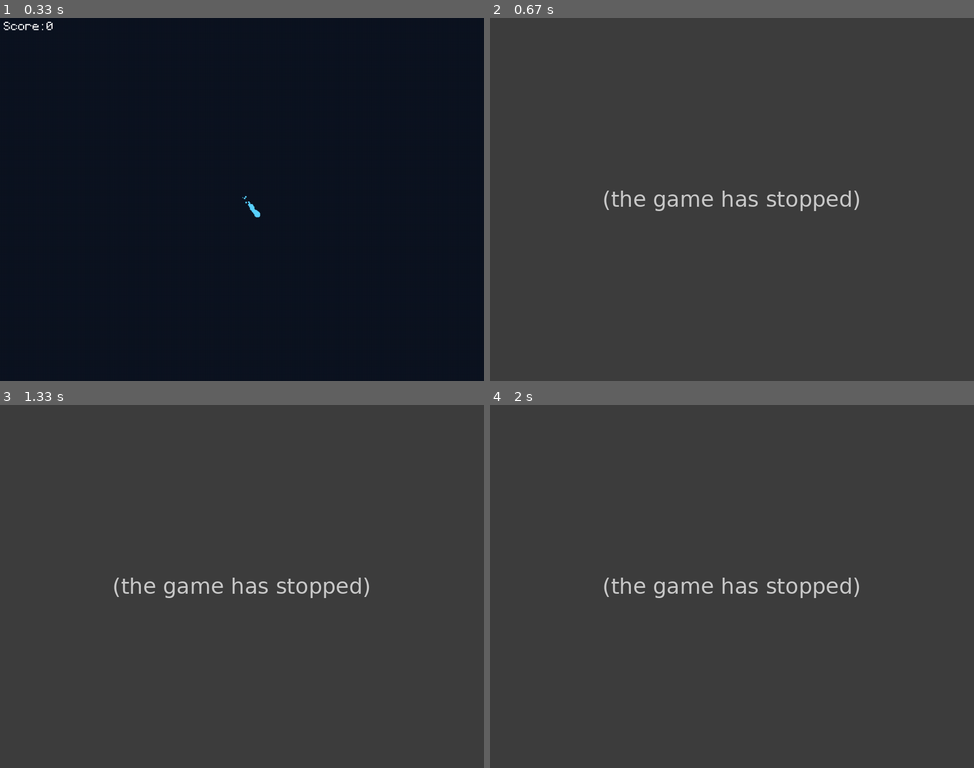
Above: before the commit, frames 1-4 (two rows, left to right).
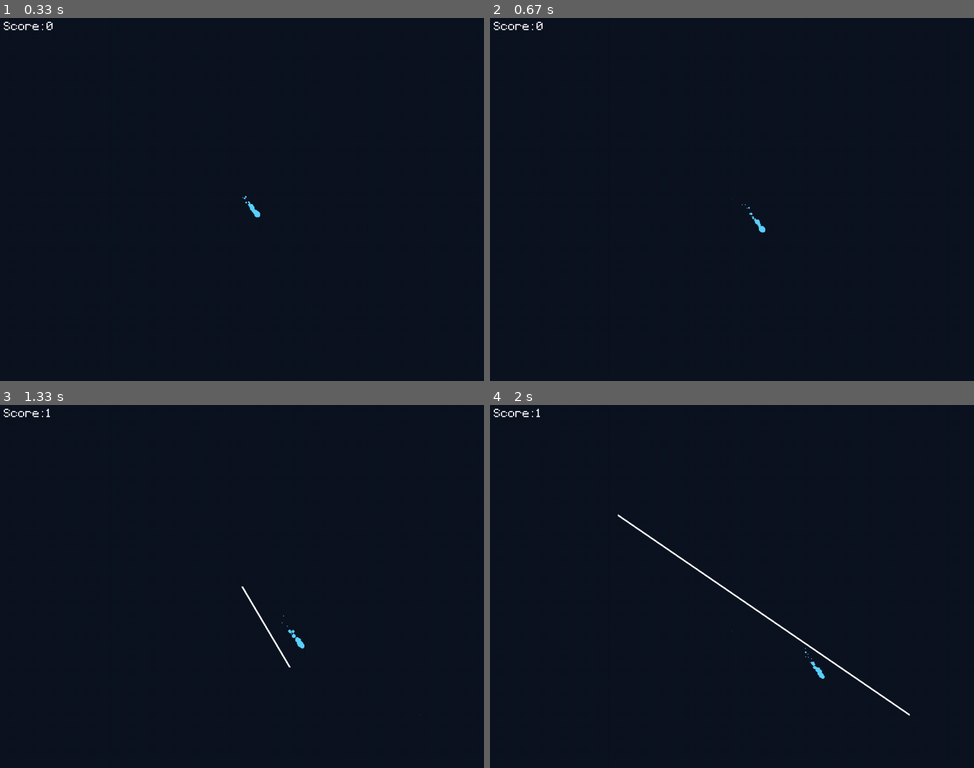
Above: after the commit, the same moments.

Repository: 400cs/CSproject-pygame
Game: pygame game, started from redirection.py
The game is run twice, just before and just after one commit, with the same random seed, the same clock (stepped at 60 frames per second) and the same inputs.
Inputs (mouse positions are in pixels of both pictures, inside the frame that each line leads up to):
- Up to frame 1 (0.33 s): no input
- Up to frame 2 (0.67 s): click (732, 199) at 0.38 s
- Up to frame 3 (1.33 s): click (290, 666) at 0.72 s; click (421, 713) at 1.05 s
- Up to frame 4 (2 s): click (615, 513) at 1.38 s; click (732, 630) at 1.72 s

Frame 1 is identical in both runs. In frame 2, 100% of the frame differs, in the area x 0-100%, y 0-100%; in frame 3, 100%; in frame 4, 100%.
Error before the commit: NameError: name 'np' is not defined (redirection.py line 107); the game stopped at 0.38 s (later frames are placeholders)

Commit message:
line length formula

Diff:
--- a/redirection.py
+++ b/redirection.py
@@ -1,6 +1,7 @@
 import pygame, sys, random
 import data.entities as e
 import data.collision as collision
+import math
 
 pygame.init()
 
@@ -104,7 +105,8 @@
         # line needs to have a limit
         # length from last_point to mx, my
         #((mx - last_point[0])**2 + (my - last_point[1])**2)
-        line_length = np.sqrt(((mx - last_point[0])**2 + (my - last_point[1])**2))
+        line_length = math.sqrt(((mx - last_point[0])**2 + (my - last_point[1])**2))
+        print(line_length)
 
         pygame.draw.line(screen, (90, 140, 170), last_point, [mx, my])
 
